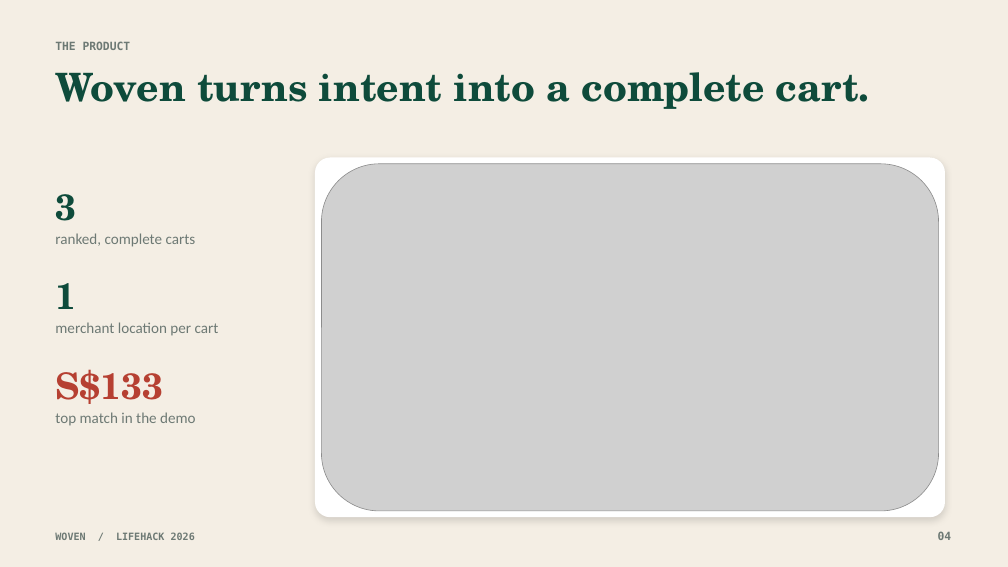
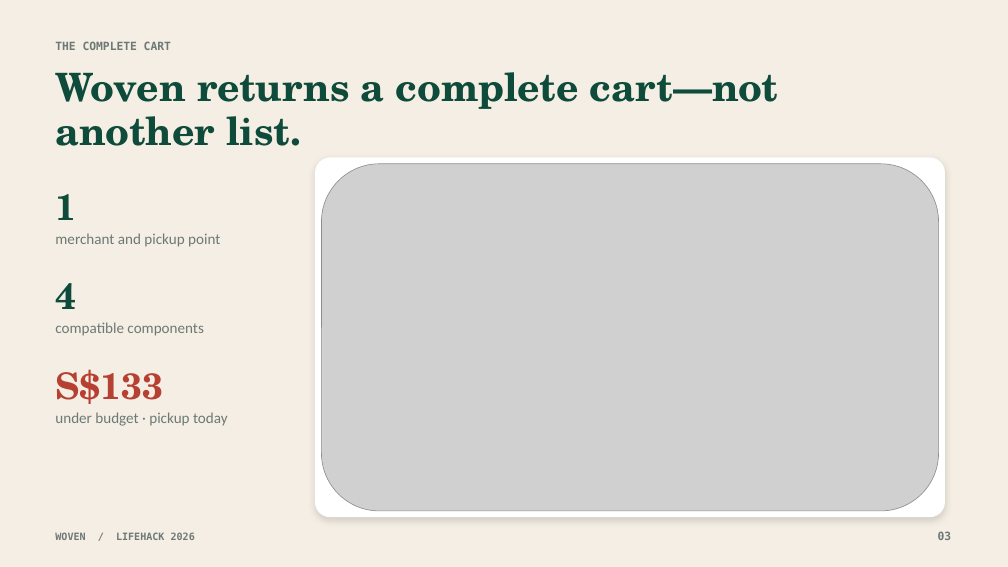
Before and after one commit to Ducksss/LifeHack-2026, a slide deck: slide 3 of docs/Woven-Hackathon-Pitch.pptx (slide 4 before the commit). Drawn at 1008x567 pixels with LibreOffice and Linux fonts; fonts in the diff are those of the drawing; grey boxes stand for pictures. Boxes give left, top, right and bottom in pixels: in the first picture for what was removed or moved away, otherwise in the second. Text is boxed around its words. In the diff, an @@ line names an element or a change of style, - is before the commit and + after.

Commit message:
docs(feat): refresh Woven pitch and gallery visuals
Regenerate the judge deck around the three-minute story, add a reusable Devpost visual deck, and replace the architecture, user-flow, and trust-boundary gallery renders with verified 1600x900 assets.

```diff
--- a/docs/Woven-Hackathon-Pitch.pptx
+++ b/docs/Woven-Hackathon-Pitch.pptx
@@ text at (x1=55, y1=41, x2=171, y2=50): text changed @@
-THE PRODUCT
+THE COMPLETE CART
@@ text at (x1=55, y1=72, x2=779, y2=146): text changed @@
-Woven turns intent into a complete cart.
+Woven returns a complete cart—not another list.
@@ text at (x1=55, y1=194, x2=76, y2=220): text changed @@
-3
+1
@@ text at (x1=55, y1=233, x2=220, y2=247): text changed @@
-ranked, complete carts
+merchant and pickup point
@@ text at (x1=55, y1=283, x2=76, y2=309): text changed @@
-1
+4
@@ text at (x1=55, y1=322, x2=203, y2=336): text changed @@
-merchant location per cart
+compatible components
@@ text at (x1=55, y1=412, x2=228, y2=426): text changed @@
-top match in the demo
+under budget · pickup today
@@ text at (x1=938, y1=532, x2=952, y2=540): text changed @@
-04
+03
```
Also in this commit, not shown: 5 other slides changed, 4 slides added, 2 slides removed, 4 other files.
